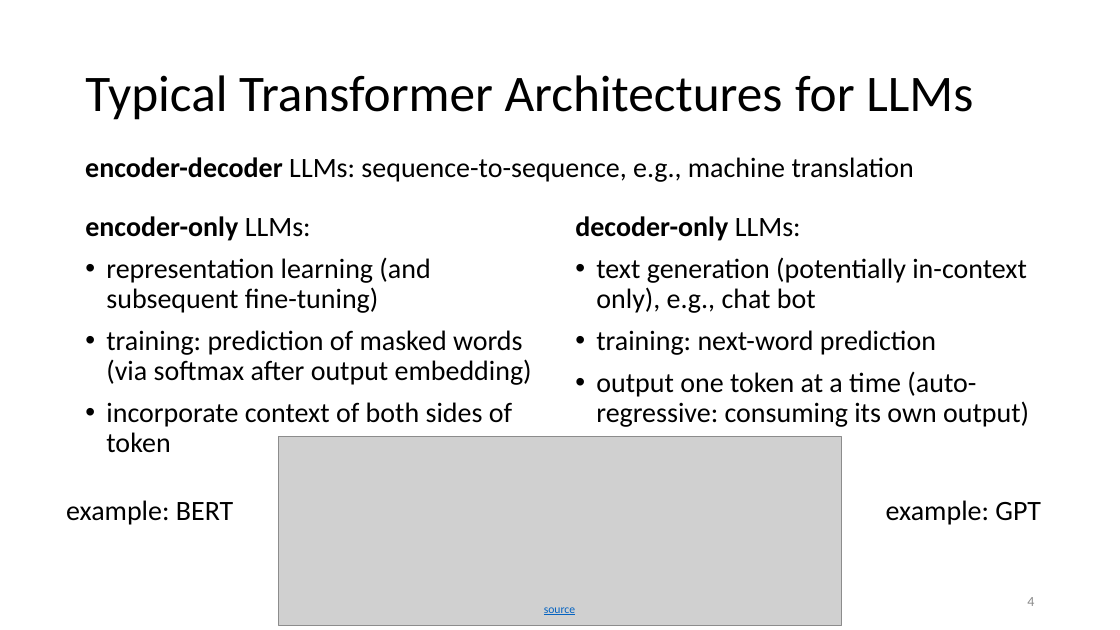
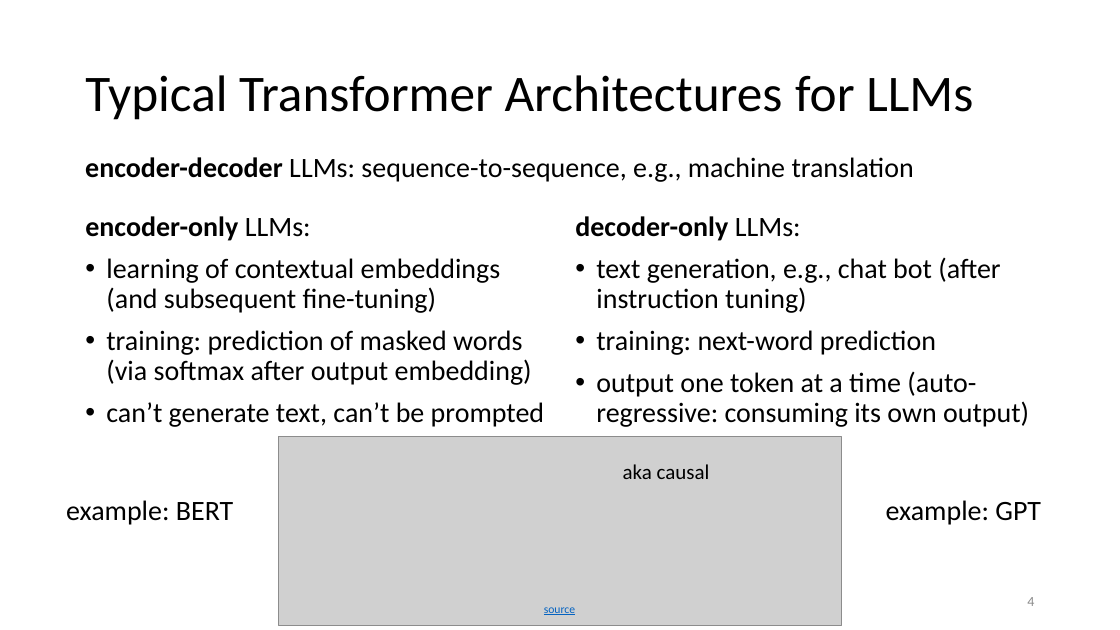
Before and after one commit to FelixWick/intelligent-systems, a slide deck: slide 4 of slides/LanguageModels_2.pptx. Drawn at 1120x630 pixels with LibreOffice and Linux fonts; fonts in the diff are those of the drawing; grey boxes stand for pictures. Boxes give left, top, right and bottom in pixels: in the first picture for what was removed or moved away, otherwise in the second. Text is boxed around its words. In the diff, an @@ line names an element or a change of style, - is before the commit and + after.

```diff
--- a/slides/LanguageModels_2.pptx
+++ b/slides/LanguageModels_2.pptx
@@ text at [106, 258, 501, 313]: text changed @@
-• representation learning (and subsequent fine-tuning)
+• learning of contextual embeddings (and subsequent fine-tuning)
@@ text at [596, 258, 1000, 313]: text changed @@
-• text generation (potentially in-context only), e.g., chat bot
+• text generation, e.g., chat bot (after instruction tuning)
@@ text at [106, 402, 544, 427]: text changed @@
-• incorporate context of both sides of token
+• can’t generate text, can’t be prompted
@@ text added at [623, 464, 710, 479], 18 pt, text #000000 @@
+aka causal
```
Also in this commit, not shown: 2 other slides changed, 3 other files.
